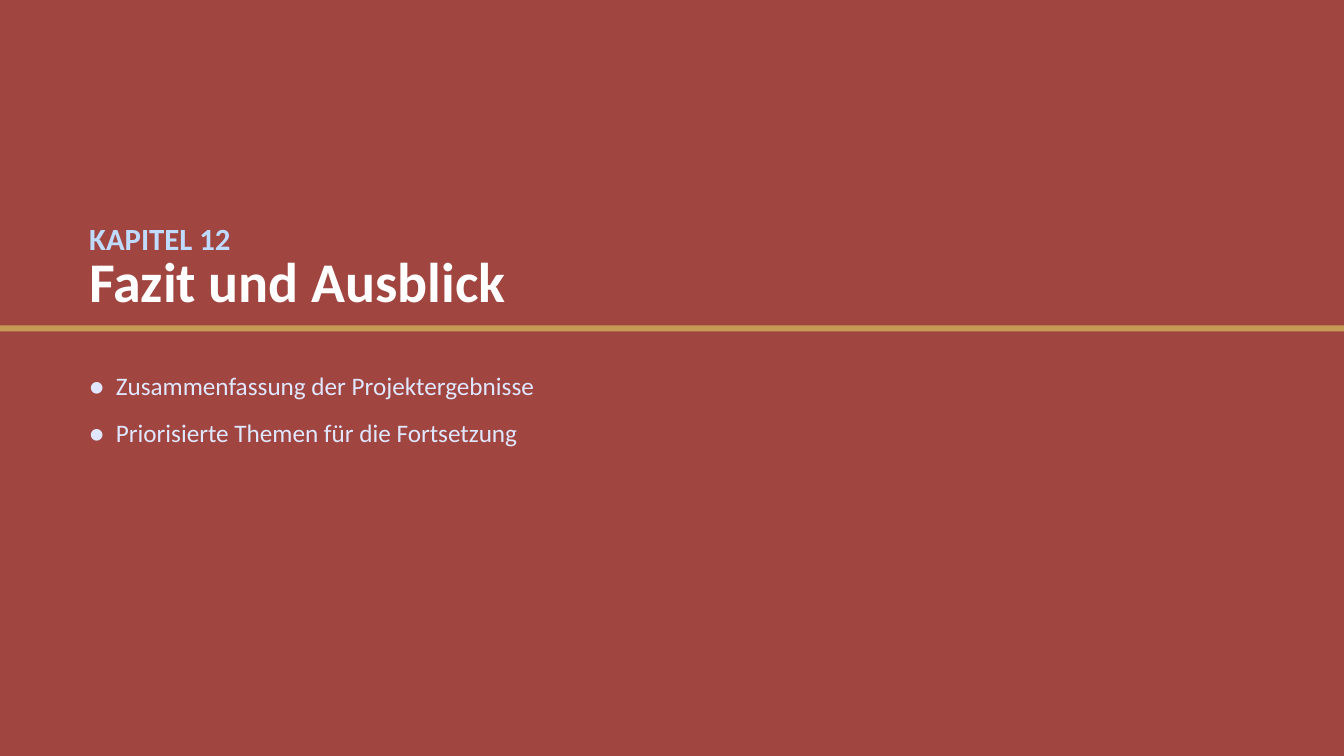
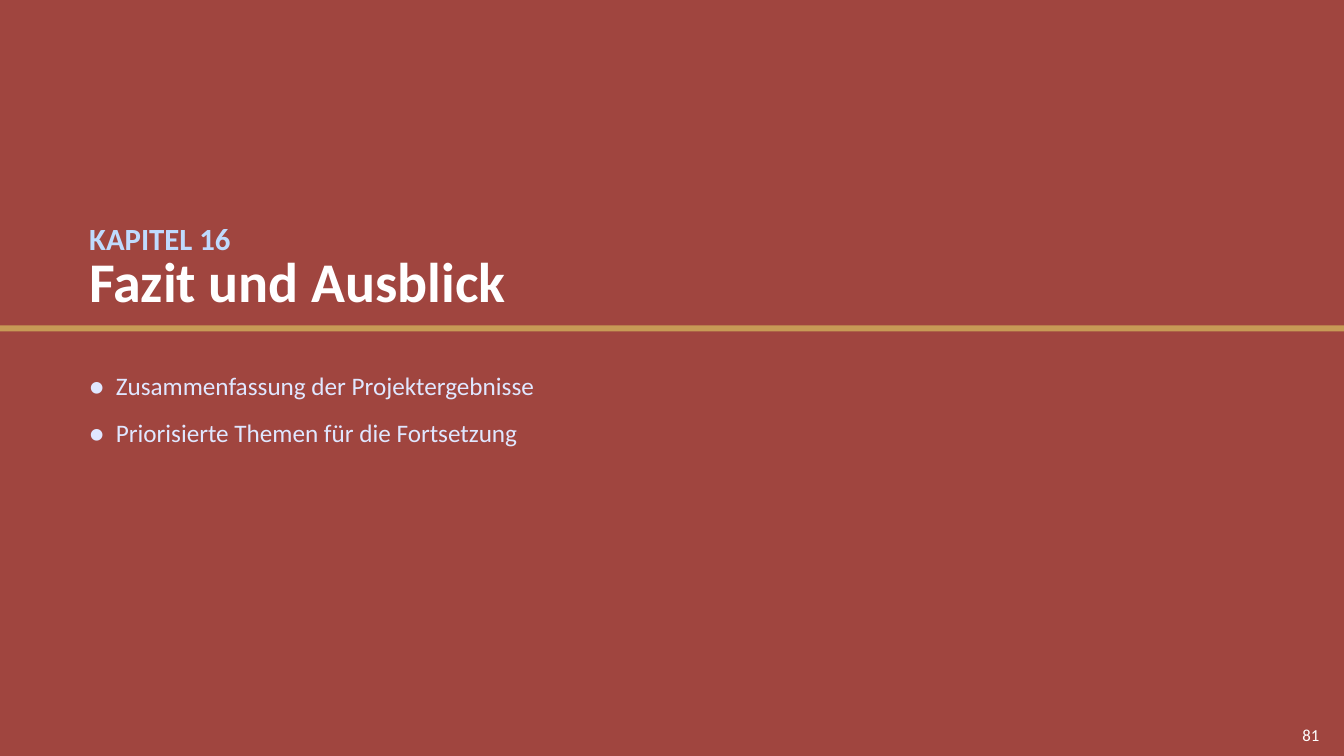
Before and after one commit to eufunk/arbeitsmarkt-regensburg, a slide deck: slide 81 of Docs/Projektpraesentation.pptx (slide 62 before the commit). Drawn at 1344x756 pixels with LibreOffice and Linux fonts; fonts in the diff are those of the drawing. Boxes give left, top, right and bottom in pixels: in the first picture for what was removed or moved away, otherwise in the second. Text is boxed around its words. In the diff, an @@ line names an element or a change of style, - is before the commit and + after.

```diff
--- a/Docs/Projektpraesentation.pptx
+++ b/Docs/Projektpraesentation.pptx
@@ text at (x1=89, y1=229, x2=230, y2=250): text changed @@
-KAPITEL 12
+KAPITEL 16
@@ page number added at (x1=1302, y1=729, x2=1319, y2=741), 12 pt, text #FFFFFF @@
+81
```
Also in this commit, not shown: 63 other slides changed, 20 slides added, 1 slide removed, 28 other files.
